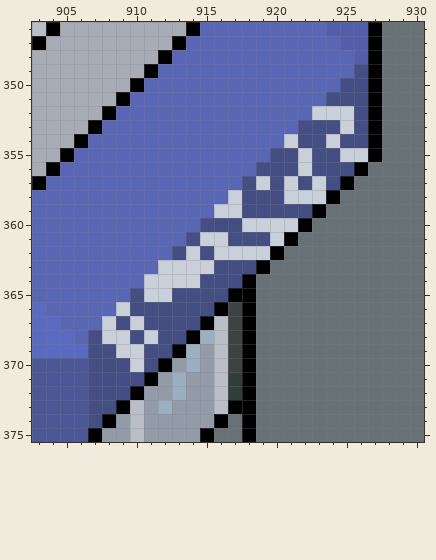
Two states of a pixel-art file, Aseprite WIP/maps/city.aseprite. The picture above was drawn from the file before the commit.
1000x1000 pixels, 1 frame. Colours within 5 levels of each other are drawn and written as one. Shown: x 903..930, y 346..375.
After the commit:
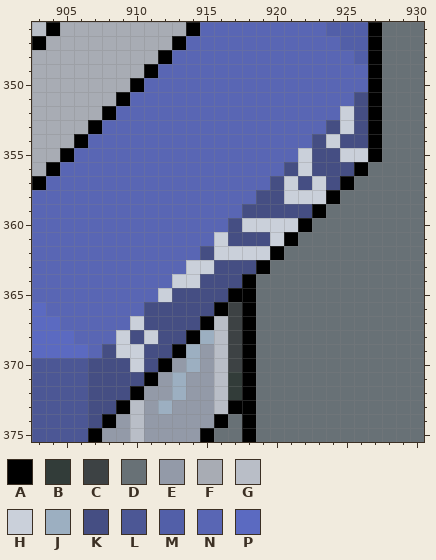
Palette (. is transparent): A #000000  B #323c39  C #3d4244  D #687176  E #939aa8  F #a8acb4  G #b9bec7  H #cad0da  J #9cafc1  K #454e83  L #4c5795  M #525fa8  N #5966b4  P #5b6ac1
Changes in this commit:
Changed rows in their new state; - is an unchanged pixel.
Layer "col 2 row 2":
first column x 907:
349 -------------------N
350 ------------------NN
351 -----------------NN-
352 ----------------NN--
353 ---------------NN---
354 --------------NN----
355 -------------NN-----
356 ------------NN------
357 -----------NN-------
358 ----------NN--------
359 ---------NN---------
360 --------NN----------
361 -------NN-----------
362 ------NN------------
363 -----NN-------------
364 ----NN--------------
365 ---NN---------------
366 --NN----------------
367 -NN-----------------
368 NN------------------
369 N-------------------
Pixel boxes of the changes (left, top, right, bottom) in both pictures:
changed: (88, 64, 368, 358)
